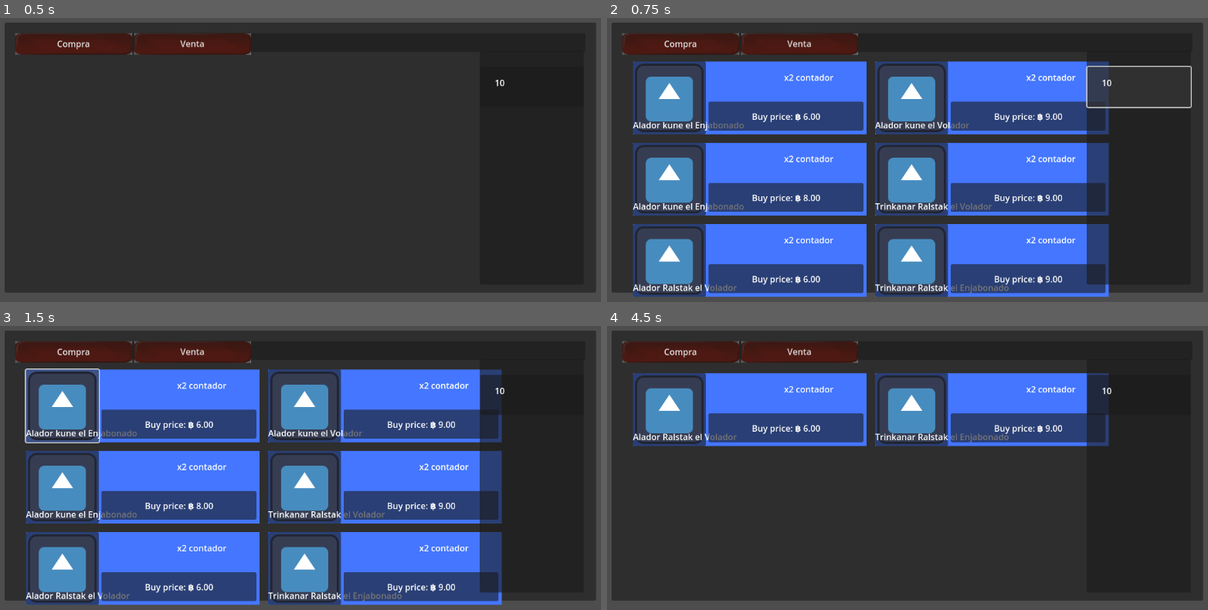
Above: before the commit, frames 1-4 (two rows, left to right).
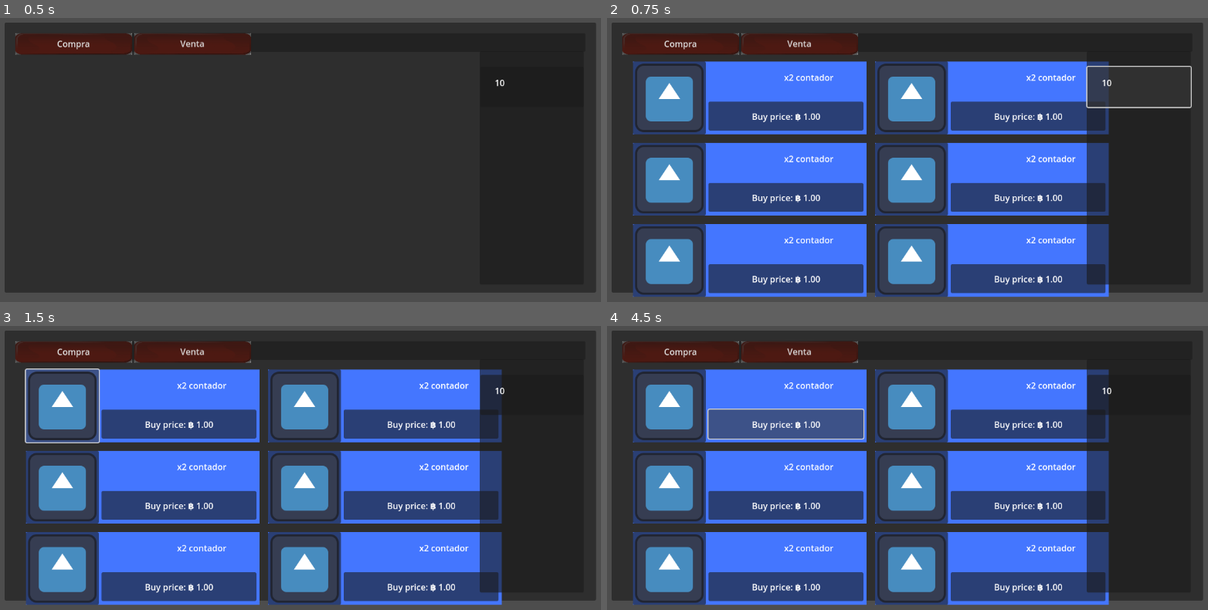
Above: after the commit, the same moments.

Repository: Chofitet/BubbleCoin
Game: Godot game, scene res://Scenes/Web_Window/Webs/trade_web.tscn
Same seed, same stepped clock (60 frames per second), same inputs: the game is played once before the commit and once after it. This scene is started directly instead of the project's main scene. The engine's default icon, where the game draws it, is replaced by a stand-in: a white triangle on a blue panel in a dark square.
Inputs (mouse positions are in pixels of both pictures, inside the frame that each line leads up to):
- Up to frame 1 (0.5 s): no input
- Up to frame 2 (0.75 s): click "10" at 0.5 s
- Up to frame 3 (1.5 s): click (60, 405) at 1.27 s
- Up to frame 4 (4.5 s): click (787, 422) at 2 s, where only the run before the commit has a clickable "Buy price: ฿ 6.00"; click (787, 422) at 2.75 s, where only the run before the commit has a clickable "Buy price: ฿ 9.00"; click (787, 428) at 3.5 s, where only the run before the commit has a clickable "Buy price: ฿ 8.00"; click (787, 422) at 4.25 s, where only the run after the commit has a clickable "Buy price: ฿ 1.00"

Frame 1 is identical in both runs. In frame 2, 1.4% of the frame differs, in the area x 4-74%, y 33-98%; in frame 3, 1.4%; in frame 4, 45%, in the area x 4-84%, y 15-99%.
Error after the commit: Invalid access of index '0' on a base object of type: 'Array[Calidad]'. (res://Scenes/Web_Window/MarketManager.gd:25)

Commit message:
Selector Calidades

Diff:
--- a/bubblecoin/Scenes/Web_Window/MarketManager.gd
+++ b/bubblecoin/Scenes/Web_Window/MarketManager.gd
@@ -2,7 +2,11 @@
 
 @export var BubblesDay1 : Array[BubbleData]  = []
 
+@export var CalidadesBubble : Array[Calidad]
 @export var ComunCalidad : Calidad
+
+@export var probabilidades_nueva_calidad : Array[float]
+@export var PLACEHOLDER_calidad_referencia := 5
 
 func _ready() -> void:
 	CompleteWithRandomBubbles()
@@ -11,20 +15,35 @@
 	var playerBubbleLevel = PlayerVariables.MaxBubbleLevel
 	BubblesDay1.clear()
 	for i in range(0,6):
-		BubblesDay1.append(BubbleResourceCreate())
+		BubblesDay1.append(BubbleResourceCreate(PLACEHOLDER_calidad_referencia))
+
 	MarketVariables.Set_Bubbles_Of_Day(BubblesDay1)
 
-func BubbleResourceCreate() -> BubbleData:
+func BubbleResourceCreate(calidad_referencia : int) -> BubbleData:
 	var bubble = BubbleData.new()
 
-	var calidadData = ComunCalidad.duplicate()
+	var calidadData = CalidadesBubble[calcular_calidad(calidad_referencia)].duplicate()
 	calidadData.PicRandomBubble()
 
 	bubble.bubbleCalidad = calidadData
 
 	return bubble
 
-
 func _process(delta: float) -> void:
 	for bubble_data in PlayerVariables.BubbleInventory:
 		bubble_data.increase_sell_price(PlayerVariables.fame, delta)
+
+func calcular_calidad(calidad_referencia : int):
+	var suma_chances : float
+	for chances in probabilidades_nueva_calidad.size():
+		suma_chances += probabilidades_nueva_calidad[chances]
+	var resultado = randf_range(0, suma_chances)
+	var n := 0
+	var valor_return = 0
+	for chances in probabilidades_nueva_calidad.size():
+		if resultado <= probabilidades_nueva_calidad[chances] + n:
+			valor_return = calidad_referencia + chances - 2
+			return clampi(valor_return, 0, 8)
+		else:
+			n += probabilidades_nueva_calidad[chances]
+	return clampi(valor_return, 0, 8)
